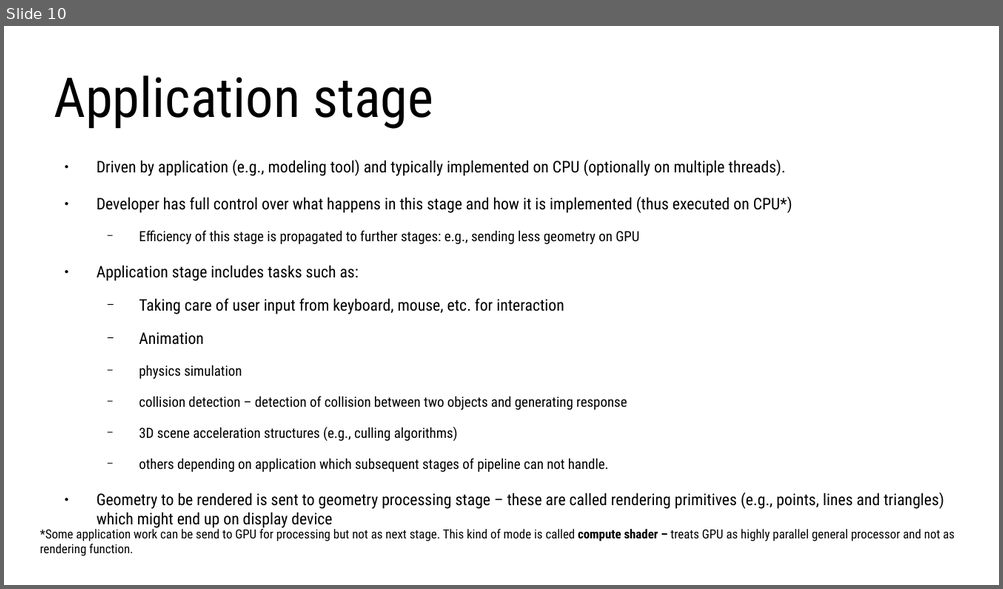
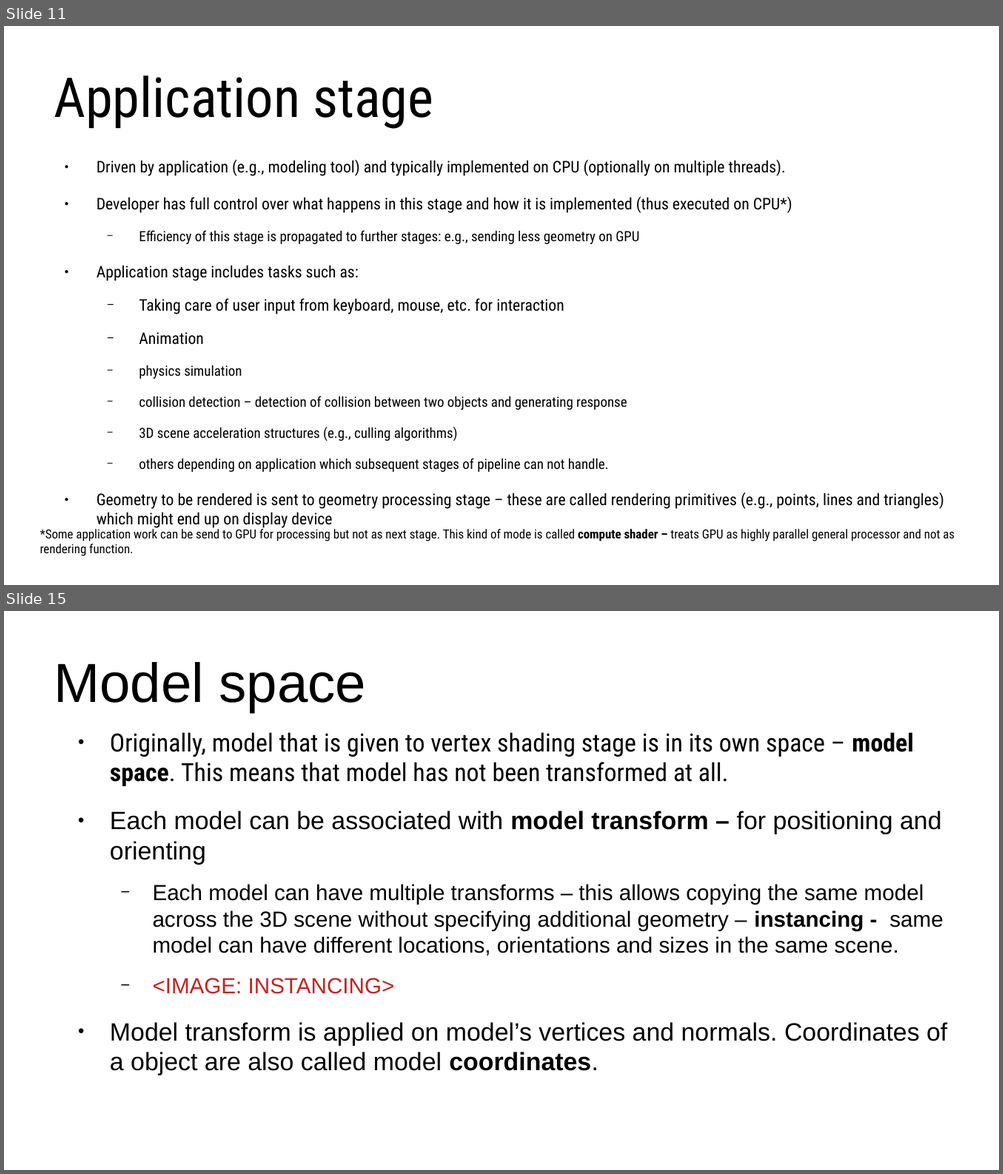
Before and after one commit to lorentzo/IntroductionToComputerGraphics, a slide deck: lectures/4_foundations_rendering/4_3_rasterization.odp. Shown one above the other, each under a label of ours: slide 10 before the commit, slides 11 and 15 after it; the slides between them are not shown. The pictures are 1003x589 and 1003x1174 pixels, drawn with LibreOffice and Linux fonts; fonts in the diff are those of the drawing. Boxes give left, top, right and bottom in pixels: in the first picture for what was removed or moved away, otherwise in the second. Text is boxed around its words. In the diff, an @@ line names an element or a change of style, - is before the commit and + after.

```diff
--- a/lectures/4_foundations_rendering/4_3_rasterization.odp
+++ b/lectures/4_foundations_rendering/4_3_rasterization.odp
@@ slide 15 added at <box>4,611,999,1170</box>, background #FFFFFF @@
@@ title added at <box>54,662,367,712</box>, 44 pt, text #000000 @@
+Model space
@@ text added at <box>110,732,947,1046</box>, 20 pt, text #000000 @@
+● Originally, model that is given to vertex shading stage is in its own space – model space. This means that model has not been transformed at all.
+● Each model can be associated with model transform – for positioning and orienting
+  − Each model can have multiple transforms – this allows copying the same model across the 3D scene without specifying additional geometry – instancing - same model can have different locations, orientations and sizes in the same scene.
+  − <IMAGE: INSTANCING>
+● Model transform is applied on model’s vertices and normals. Coordinates of a object are also called model coordinates.
@@ what was slide 10 is now slide 11 @@
```
Also in this commit, not shown: 5 slides changed, 16 other slides added, 1 other file.
